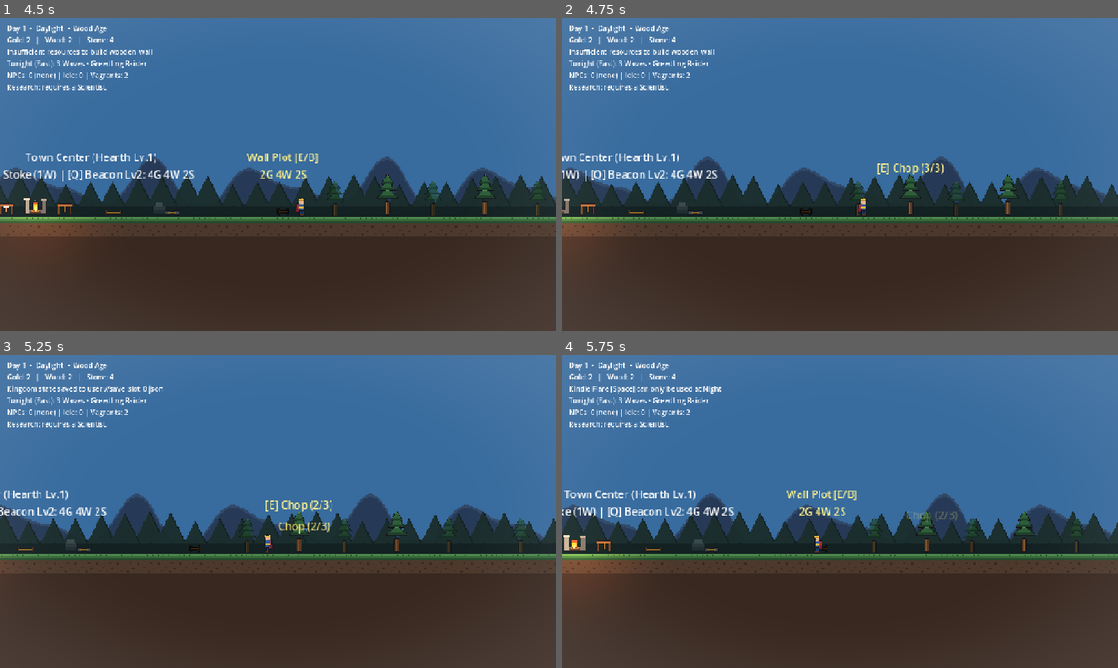
Above: before the commit, frames 1-4 (two rows, left to right).
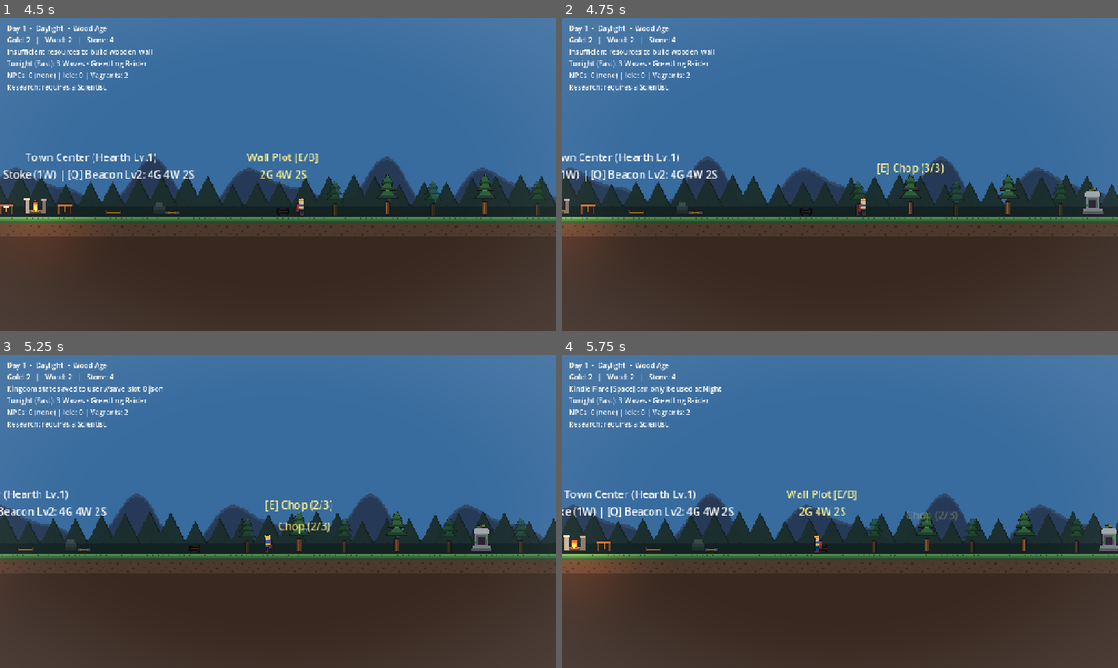
Above: after the commit, the same moments.

Repository: ridho1141haha/crownfall
Game: Godot game, scene res://scenes/main/Main.tscn
Same seed, same stepped clock (60 frames per second), same inputs: the game is played once before the commit and once after it.
Inputs:
- Up to frame 1 (4.5 s): click "Start New Game" at 0.5 s; tap Enter at 1.25 s; hold B (build_wall) 1.28-2.03 s; hold D (move_right) 1.28-2.78 s; tap Q (upgrade_tier) at 1.52, 2.27, 3.77 s; tap E (interact) at 1.55, 2.1 s; tap Space (kindle_flare) at 2.3 s; hold A (move_left) 2.78-3.53 s; hold Space (kindle_flare) 2.78-3.53 s; tap F (repair_wall) at 3.05, 3.6 s; hold D (move_right) from 3.53 s (still down); tap B (build_wall) at 3.8 s; hold B (build_wall) from 4.28 s (still down)
- Up to frame 2 (4.75 s): keep holding D (move_right); keep holding B (build_wall); tap Q (upgrade_tier) at 4.52 s; tap E (interact) at 4.55 s
- Up to frame 3 (5.25 s): tap K (save_game) at 4.9 s; release D (move_right) at 5.03 s; release B (build_wall) at 5.03 s; hold A (move_left) from 5.03 s (still down); tap E (interact) at 5.1 s
- Up to frame 4 (5.75 s): keep holding A (move_left); tap Q (upgrade_tier) at 5.27 s; tap Space (kindle_flare) at 5.3 s

Frame 1 is identical in both runs. In frame 2, 0.2% of the frame differs, in the area x 93-98%, y 54-63%; in frame 3, 0.2%, in the area x 84-89%, y 54-63%; in frame 4, 0.2%.

Commit message:
feat(gameplay): integrate first playable shrine

Diff:
--- a/data/buffs.json
+++ b/data/buffs.json
@@ -6,7 +6,8 @@
       "magnitude": 1,
       "stacking": "additive",
       "duration_sec": 0,
-      "source_structure": "shrine_of_growth"
+      "source_structure": "shrine_of_growth",
+      "display_name": "Growth Blessing"
     }
   ]
 }
--- a/scripts/buffs/BuffCatalog.gd
+++ b/scripts/buffs/BuffCatalog.gd
@@ -43,6 +43,7 @@
 	"stacking",
 	"duration_sec",
 	"source_structure",
+	"display_name",
 ]
 const REQUIRED_BUFF_KEYS: Array[String] = [
 	"id",
@@ -52,6 +53,7 @@
 	"duration_sec",
 	"source_structure",
 ]
+const OPTIONAL_BUFF_KEYS: Array[String] = ["display_name"]
 
 ## Effect type registry. Every registered type MUST have a real gameplay
 ## consumer implemented in this build (same rule as TechnologyCatalog's
@@ -170,23 +172,33 @@
 			errors.append("'%s' uses duration_sec %s, but timed buffs are not implemented yet; only permanent buffs (duration_sec 0) are supported" % [bid, str(dur_val)])
 			return {}
 
-		var source_val: Variant = def["source_structure"]
-		if not ProgressionState.is_valid_stable_id(source_val):
-			errors.append("'%s' has invalid or malformed source_structure: %s" % [bid, str(source_val)])
-			return {}
-		var source_id: String = source_val
-		if not known_structure_ids.has(source_id):
-			errors.append("'%s' references unknown source_structure '%s'" % [bid, source_id])
-			return {}
-
-		validated[bid] = {
+		var normalized: Dictionary = {
 			"id": bid,
 			"effect_type": effect_type,
 			"magnitude": int(roundf(float(mag_val))),
 			"stacking": stacking,
 			"duration_sec": duration,
-			"source_structure": source_id,
+			"source_structure": "",
 		}
+
+		if def.has("display_name"):
+			var dn_val: Variant = def["display_name"]
+			if typeof(dn_val) != TYPE_STRING or String(dn_val).strip_edges().is_empty():
+				errors.append("'%s' display_name must be a non-empty string" % bid)
+				return {}
+			normalized["display_name"] = String(dn_val)
+
+		var source_val: Variant = def["source_structure"]
+		if not ProgressionState.is_valid_stable_id(source_val):
+			errors.append("'%s' has invalid or malformed source_structure: %s" % [bid, str(source_val)])
+			return {}
+		var source_id: String = source_val
+		if not known_structure_ids.has(source_id):
+			errors.append("'%s' references unknown source_structure '%s'" % [bid, source_id])
+			return {}
+
+		normalized["source_structure"] = source_id
+		validated[bid] = normalized
 	return validated
 
 
--- a/scripts/buffs/BuffDomain.gd
+++ b/scripts/buffs/BuffDomain.gd
@@ -76,5 +76,6 @@
 		var def: Dictionary = catalog.get_buff(bid)
 		if not activated.has(String(def.get("source_structure", ""))):
 			continue
-		summaries.append("%s (+%d)" % [bid, int(def.get("magnitude", 0))])
+		var label: String = String(def.get("display_name", bid))
+		summaries.append("%s (+%d)" % [label, int(def.get("magnitude", 0))])
 	return summaries
--- a/scripts/player/InteractionResolver.gd
+++ b/scripts/player/InteractionResolver.gd
@@ -16,7 +16,8 @@
 	tree_mgr: ForestTreeManager = null,
 	specialist_domain: SpecialistDomain = null,
 	progression: ProgressionState = null,
-	research_mgr: ResearchManager = null
+	research_mgr: ResearchManager = null,
+	structure_domain: StructureDomain = null
 ) -> Dictionary:
 	var best: Dictionary = {
 		"has_target": false,
@@ -196,6 +197,30 @@
 						"provider_id": sp_id,
 					}
 
+	# 5a-bis. Structures (Phase 5): activate an available Shrine / Statue / Temple
+	# through the authoritative StructureDomain. Locked and already-activated
+	# structures offer no interaction target (fail closed, idempotent activation).
+	if structure_domain != null and progression != null:
+		for st_id: String in structure_domain.get_structure_ids():
+			var st_def: Dictionary = structure_domain.get_structure_definition(st_id)
+			if String(st_def.get("island_id", "")) != SpecialistDomain.ACTIVE_ISLAND_ID:
+				continue
+			if not st_def.has("world_x"):
+				continue
+			var d_st: float = absf(actor_x - float(st_def["world_x"]))
+			if d_st > StructureDomain.INTERACT_RANGE or d_st >= float(best["distance"]):
+				continue
+			if structure_domain.get_lifecycle_state(st_id, progression) == StructureDomain.STATE_AVAILABLE:
+				best = {
+					"has_target": true,
+					"kind": "structure",
+					"target_id": st_id,
+					"primary_command": &"activate_structure",
+					"upgrade_command": &"",
+					"prompt_text": "[E] Activate %s (%s)" % [structure_domain.get_structure_display_name(st_id), BuildingManager.format_cost_text(structure_domain.get_activation_cost(st_id))],
+					"distance": d_st,
+				}
+
 	# 5b. Forest Trees ([E] Chop)
 	if tree_mgr != null:
 		var tr: Dictionary = tree_mgr.find_nearest_standing(actor_x, ForestTreeManager.INTERACT_RANGE)
--- a/scripts/structures/StructureDomain.gd
+++ b/scripts/structures/StructureDomain.gd
@@ -107,6 +107,12 @@
 	return buff_domain.get_effect_total(effect_type, get_activated_structure_ids(progression))
 
 
+## Display-ready blessing summaries granted by one structure (deep-derived
+## from the BuffCatalog; presentation only).
+func get_structure_buff_summaries(structure_id: String) -> Array[String]:
+	return buff_domain.get_active_buff_summaries([structure_id])
+
+
 ## Display summary of active structure blessings for the HUD (presentation
 ## only — the HUD never owns or mutates this state). Empty when nothing is
 ## activated.
--- a/scripts/ui/ClockHUD.gd
+++ b/scripts/ui/ClockHUD.gd
@@ -4,6 +4,7 @@
 
 var _session: ForgottenShoreSession
 var research_label: Label = null
+var structures_label: Label = null
 
 @onready var status_label: Label = $MarginContainer/VBoxContainer/StatusLabel as Label
 @onready var resources_label: Label = $MarginContainer/VBoxContainer/ResourcesLabel as Label
@@ -36,6 +37,25 @@
 	_ensure_research_label()
 	if research_label != null:
 		research_label.text = txt
+
+
+## Phase 5: passive blessings line (presentation only — the authoritative
+## state lives in StructureDomain / ProgressionState facts).
+func _ensure_structures_label() -> void:
+	if structures_label != null:
+		return
+	var vbox: Node = get_node_or_null("MarginContainer/VBoxContainer")
+	if vbox == null:
+		return
+	structures_label = Label.new()
+	structures_label.modulate = Color(0.62, 0.92, 0.85, 1.0)
+	vbox.add_child(structures_label)
+
+
+func set_structures_text(txt: String) -> void:
+	_ensure_structures_label()
+	if structures_label != null:
+		structures_label.text = txt
 
 
 func show_victory_banner(title: String, subtitle: String) -> void:
--- a/scripts/world/ForgottenShoreSession.gd
+++ b/scripts/world/ForgottenShoreSession.gd
@@ -27,6 +27,8 @@
 var pause_menu: PauseMenu = null
 var _tree_sprites: Dictionary = {}
 var _tree_labels: Dictionary = {}
+var _structure_sprites: Dictionary = {}
+var _structure_labels: Dictionary = {}
 var hearth_sys: HearthSystem = HearthSystem.new()
 var pop_mgr: NPCPopulationManager = NPCPopulationManager.new()
 var builder_npc: NPCBuilderAgent = null
@@ -35,6 +37,8 @@
 var progression: ProgressionState = ProgressionState.new()
 var specialists: SpecialistDomain = SpecialistDomain.new()
 var research_mgr: ResearchManager = ResearchManager.new()
+var structures: StructureDomain = StructureDomain.new()
+var resource_access: ResourceAccessState = ResourceAccessState.new()
 var save_mgr: SaveManager = SaveManager.new()
 
 # Backward-compatible mirror for tests inspecting collected_node_ids directly
@@ -91,6 +95,7 @@
 	_sync_resource_prompts_from_data()
 	_setup_forest_visuals()
 	_setup_specialist_visuals()
+	_setup_structure_visuals()
 	_setup_pause_menu()
 	_wire_signals()
 	_consume_pending_load_if_requested()
@@ -193,6 +198,8 @@
 	research_mgr.research_started.connect(_on_research_started)
 	research_mgr.research_completed.connect(_on_research_completed)
 	research_mgr.research_rejected.connect(_record_rejection)
+	structures.structure_activated.connect(_on_structure_activated)
+	structures.structure_action_rejected.connect(_record_rejection)
 	building_mgr.building_action_rejected.connect(_record_rejection)
 	building_mgr.wall_state_changed.connect(_on_wall_state_changed)
 	night_mgr.building_attacked.connect(_on_building_attacked)
@@ -336,7 +343,8 @@
 		tree_mgr,
 		specialists,
 		progression,
-		research_mgr
+		research_mgr,
+		structures
 	)
 
 
@@ -351,16 +359,42 @@
 			if resolved_target.is_empty():
 				var n: Dictionary = resource_mgr.find_nearest_available(actor_x)
 				resolved_target = String(n.get("id", ""))
-			var res: Dictionary = resource_mgr.try_collect(resolved_target, actor_x, economy)
-			ok = bool(res.get("ok", false))
-			if ok:
-				var nd: Dictionary = res["node"] as Dictionary
-				_update_resource_node_visuals()
-				_play_sfx("sfx_coin")
-				_spawn_floating_text(float(nd["x"]), "+%d %s" % [int(nd["amount"]), String(nd["resource"]).capitalize()])
-				feedback_message.emit("Collected: %s" % String(nd["label"]))
+			# Phase 5 resource access: acquisition requires explicit access
+			# (derived from registered unlock conditions + durable facts, never
+			# from the ledger balance). Base resources are always accessible,
+			# so existing Forgotten Shore gameplay is unchanged; a future
+			# locked resource fails closed here BEFORE any ledger mutation.
+			var col_node: Dictionary = resource_mgr.get_node_def(resolved_target)
+			var col_resource: String = String(col_node.get("resource", ""))
+			if not col_node.is_empty() and not resource_access.is_accessible(col_resource, progression):
+				_record_rejection("%s is not accessible yet" % col_resource.capitalize())
+			elif not col_node.is_empty():
+				var res: Dictionary = resource_mgr.try_collect(resolved_target, actor_x, economy)
+				ok = bool(res.get("ok", false))
+				if ok:
+					var nd: Dictionary = res["node"] as Dictionary
+					_update_resource_node_visuals()
+					_play_sfx("sfx_coin")
+					# Phase 5 structure blessing: additive wood-gathering bonus
+					# derived on the fly from activation facts (no stored value
+					# can double-apply; loading a save re-derives it).
+					var gather_bonus: int = 0
+					if String(nd["resource"]) == &"wood":
+						gather_bonus = structures.get_effect_total(BuffCatalog.EFFECT_WOOD_GATHERING_BONUS, progression)
+					if gather_bonus > 0:
+						economy.try_add(&"wood", gather_bonus)
+						_spawn_floating_text(float(nd["x"]), "+%d Wood" % (int(nd["amount"]) + gather_bonus))
+						feedback_message.emit("Collected: %s (+%d blessing Wood)" % [String(nd["label"]), gather_bonus])
+					else:
+						_spawn_floating_text(float(nd["x"]), "+%d %s" % [int(nd["amount"]), String(nd["resource"]).capitalize()])
+						feedback_message.emit("Collected: %s" % String(nd["label"]))
+				else:
+					_record_rejection(String(res.get("reason", "Collection failed")))
 			else:
-				_record_rejection(String(res.get("reason", "Collection failed")))
+				var res_unknown: Dictionary = resource_mgr.try_collect(resolved_target, actor_x, economy)
+				ok = bool(res_unknown.get("ok", false))
+				if not ok:
+					_record_rejection(String(res_unknown.get("reason", "Collection failed")))
 
 		&"assign_tool":
 			if resolved_target.is_empty():
@@ -515,19 +549,29 @@
 			if resolved_target.is_empty():
 				var tr: Dictionary = tree_mgr.find_nearest_standing(actor_x)
 				resolved_target = String(tr.get("id", ""))
-			var cres: Dictionary = tree_mgr.try_chop(resolved_target, actor_x, economy)
-			ok = bool(cres.get("ok", false))
-			if ok:
-				var td: Dictionary = cres["tree"] as Dictionary
-				_update_forest_visuals()
-				_play_sfx("sfx_build")
-				if bool(cres.get("felled", false)):
-					_spawn_floating_text(float(td["x"]), "+%d Wood" % int(cres["wood_gained"]))
-					feedback_message.emit("Tree felled! +%d Wood" % int(cres["wood_gained"]))
+			# Phase 5 resource access gate for the felling reward (see collect).
+			if not resource_access.is_accessible("wood", progression):
+				_record_rejection("Wood is not accessible yet")
+			else:
+				var cres: Dictionary = tree_mgr.try_chop(resolved_target, actor_x, economy)
+				ok = bool(cres.get("ok", false))
+				if ok:
+					var td: Dictionary = cres["tree"] as Dictionary
+					_update_forest_visuals()
+					_play_sfx("sfx_build")
+					if bool(cres.get("felled", false)):
+						var fell_bonus: int = structures.get_effect_total(BuffCatalog.EFFECT_WOOD_GATHERING_BONUS, progression)
+						if fell_bonus > 0:
+							economy.try_add(&"wood", fell_bonus)
+							_spawn_floating_text(float(td["x"]), "+%d Wood" % (int(cres["wood_gained"]) + fell_bonus))
+							feedback_message.emit("Tree felled! +%d Wood (+%d blessing Wood)" % [int(cres["wood_gained"]), fell_bonus])
+						else:
+							_spawn_floating_text(float(td["x"]), "+%d Wood" % int(cres["wood_gained"]))
+							feedback_message.emit("Tree felled! +%d Wood" % int(cres["wood_gained"]))
+					else:
+						_spawn_floating_text(float(td["x"]), "Chop (%d/%d)" % [int(cres["hp_left"]), int(td["max_hp"])])
 				else:
-					_spawn_floating_text(float(td["x"]), "Chop (%d/%d)" % [int(cres["hp_left"]), int(td["max_hp"])])
-			else:
-				_record_rejection(String(cres.get("reason", "Cannot chop tree")))
+					_record_rejection(String(cres.get("reason", "Cannot chop tree")))
 
 		&"discover_specialist":
 			ok = _on_discover_specialist(actor_x, resolved_target)
@@ -537,6 +581,9 @@
 
 		&"start_research":
 			ok = _on_start_research(actor_x, resolved_target)
+
+		&"activate_structure":
+			ok = _on_activate_structure(actor_x, resolved_target)
 
 		&"save_game":
 			ok = _on_manual_save()
@@ -691,6 +738,47 @@
 		feedback_message.emit("Scavenged Ancient Relic near Greed Portal (+3 Gold, +2 Stone)!")
 		return true
 	return false
+
+
+## Phase 5 structure activation command. An empty target resolves the nearest
+## activatable (AVAILABLE lifecycle) active-island structure in range
+## (deterministic sorted-ID order); the authoritative transaction lives in
+## StructureDomain: validate -> atomic EconomyLedger spend -> record the
+## durable activation fact -> signal. A repeated activation is rejected
+## BEFORE any spend, so it can never deduct resources twice.
+func _on_activate_structure(actor_x: float, structure_id: String) -> bool:
+	var st_id: String = structure_id
+	if st_id.is_empty():
+		var best_id: String = ""
+		var best_d: float = StructureDomain.INTERACT_RANGE + 0.001
+		for cand: String in structures.get_structure_ids():
+			var cdef: Dictionary = structures.get_structure_definition(cand)
+			if String(cdef.get("island_id", "")) != SpecialistDomain.ACTIVE_ISLAND_ID or not cdef.has("world_x"):
+				continue
+			var cd: float = absf(actor_x - float(cdef["world_x"]))
+			if cd <= StructureDomain.INTERACT_RANGE and cd < best_d and structures.get_lifecycle_state(cand, progression) == StructureDomain.STATE_AVAILABLE:
+				best_id = cand
+				best_d = cd
+		st_id = best_id
+	if st_id.is_empty():
+		_record_rejection("No shrine or structure to activate nearby")
+		return false
+	if not structures.try_activate(actor_x, st_id, progression, economy):
+		return false
+	var def: Dictionary = structures.get_structure_definition(st_id)
+	_play_sfx("sfx_build")
+	_spawn_payment_fly(structures.get_activation_cost(st_id), actor_x, float(def["world_x"]))
+	_spawn_floating_text(float(def["world_x"]), "AWAKENED!", Color(0.55, 0.92, 0.85, 1.0))
+	var blessings: Array[String] = structures.get_structure_buff_summaries(st_id)
+	var blessing_txt: String = ""
+	if not blessings.is_empty():
+		blessing_txt = " Blessing: %s." % ", ".join(blessings)
+	feedback_message.emit("%s activated!%s" % [structures.get_structure_display_name(st_id), blessing_txt])
+	return true
+
+
+func _on_structure_activated(structure_id: String) -> void:
+	_update_structure_visuals()
 
 
 ## Phase 3 specialist discovery command. An empty target resolves the nearest
@@ -834,6 +922,54 @@
 		camp.add_child(hut_lbl)
 
 
+## Programmatic structure-landmark visuals (same pattern as the forest and
+## specialist visuals): one dormant/activated 2-frame marker sprite plus one
+## interaction label per active-island structure with a defined world position.
+func _setup_structure_visuals() -> void:
+	var world_objs: Node = get_node_or_null("WorldObjects")
+	if world_objs == null or world_objs.get_node_or_null("StructureLandmarks") != null:
+		return
+	var landmarks: Node2D = Node2D.new()
+	landmarks.name = "StructureLandmarks"
+	world_objs.add_child(landmarks)
+	var tex_path: String = "res://assets/environment/landmarks/env_shrine_structure.png"
+	var structure_tex: Texture2D = load(tex_path) as Texture2D if ResourceLoader.exists(tex_path) else null
+	for st_id: String in structures.get_structure_ids():
+		var st_def: Dictionary = structures.get_structure_definition(st_id)
+		if String(st_def.get("island_id", "")) != SpecialistDomain.ACTIVE_ISLAND_ID or not st_def.has("world_x"):
+			continue
+		var spr: Sprite2D = Sprite2D.new()
+		spr.name = "StSprite_%s" % st_id
+		spr.position = Vector2(float(st_def["world_x"]), 0.0)
+		spr.centered = false
+		spr.offset = Vector2(-24, -48)
+		spr.hframes = 2
+		spr.frame = 0
+		spr.z_index = 1
+		if structure_tex != null:
+			spr.texture = structure_tex
+		landmarks.add_child(spr)
+		_structure_sprites[st_id] = spr
+		var lbl: Label = Label.new()
+		lbl.name = "StLabel_%s" % st_id
+		lbl.visible = false
+		lbl.position = Vector2(float(st_def["world_x"]) - 64.0, -70.0)
+		lbl.size = Vector2(128, 24)
+		lbl.horizontal_alignment = HORIZONTAL_ALIGNMENT_CENTER
+		landmarks.add_child(lbl)
+		_structure_labels[st_id] = lbl
+	_update_structure_visuals()
+
+
+## Presentation only: the marker frame reflects the durable activation fact
+## (dormant frame 0 / awakened glowing frame 1). Never mutates gameplay state.
+func _update_structure_visuals() -> void:
+	for st_id: String in structures.get_structure_ids():
+		var spr: Sprite2D = _structure_sprites.get(st_id, null) as Sprite2D
+		if spr != null:
+			spr.frame = 1 if structures.is_activated(st_id, progression) else 0
+
+
 func _on_manual_save() -> bool:
 	_last_rejection_reason = ""
 	if time_manager != null and time_manager.current_phase == TimeManager.Phase.NIGHT:
@@ -1307,6 +1443,16 @@
 				hut_lbl2.text = hut_title
 
 
+	# Phase 5 structure prompts: show only the resolved structure's prompt.
+	for st_id2: String in structures.get_structure_ids():
+		var st_lbl: Label = _structure_labels.get(st_id2, null) as Label
+		if st_lbl != null:
+			var is_st: bool = (active_kind == "structure" and active_id == st_id2)
+			st_lbl.visible = is_st
+			st_lbl.modulate = highlight_col if is_st else normal_col
+			st_lbl.text = String(_active_target.get("prompt_text", "")) if is_st else ""
+
+
 func _sync_dynamic_actors() -> void:
 	if town_center_sprite != null:
 		town_center_sprite.frame = int(floorf(_anim_clock * 6.0)) % 4
@@ -1355,6 +1501,9 @@
 
 	if slice_hud != null and slice_hud.has_method("set_research_text"):
 		slice_hud.call("set_research_text", research_mgr.get_hud_text(progression))
+
+	if slice_hud != null and slice_hud.has_method("set_structures_text"):
+		slice_hud.call("set_structures_text", structures.get_hud_text(progression))
 
 	if building_mgr.durability < _prev_wall_hp and _prev_wall_hp > 0:
 		_play_sfx("sfx_hit")
@@ -1462,6 +1611,7 @@
 	_sync_landmark_visuals()
 	_update_resource_node_visuals()
 	_update_forest_visuals()
+	_update_structure_visuals()
 	_sync_dynamic_actors()
 	if slice_hud != null and slice_hud.has_method("_refresh_clock"):
 		slice_hud.call("_refresh_clock")
Binary file added: assets/environment/landmarks/env_shrine_structure.png
Not shown, added: assets/environment/landmarks/env_shrine_structure.png.import
